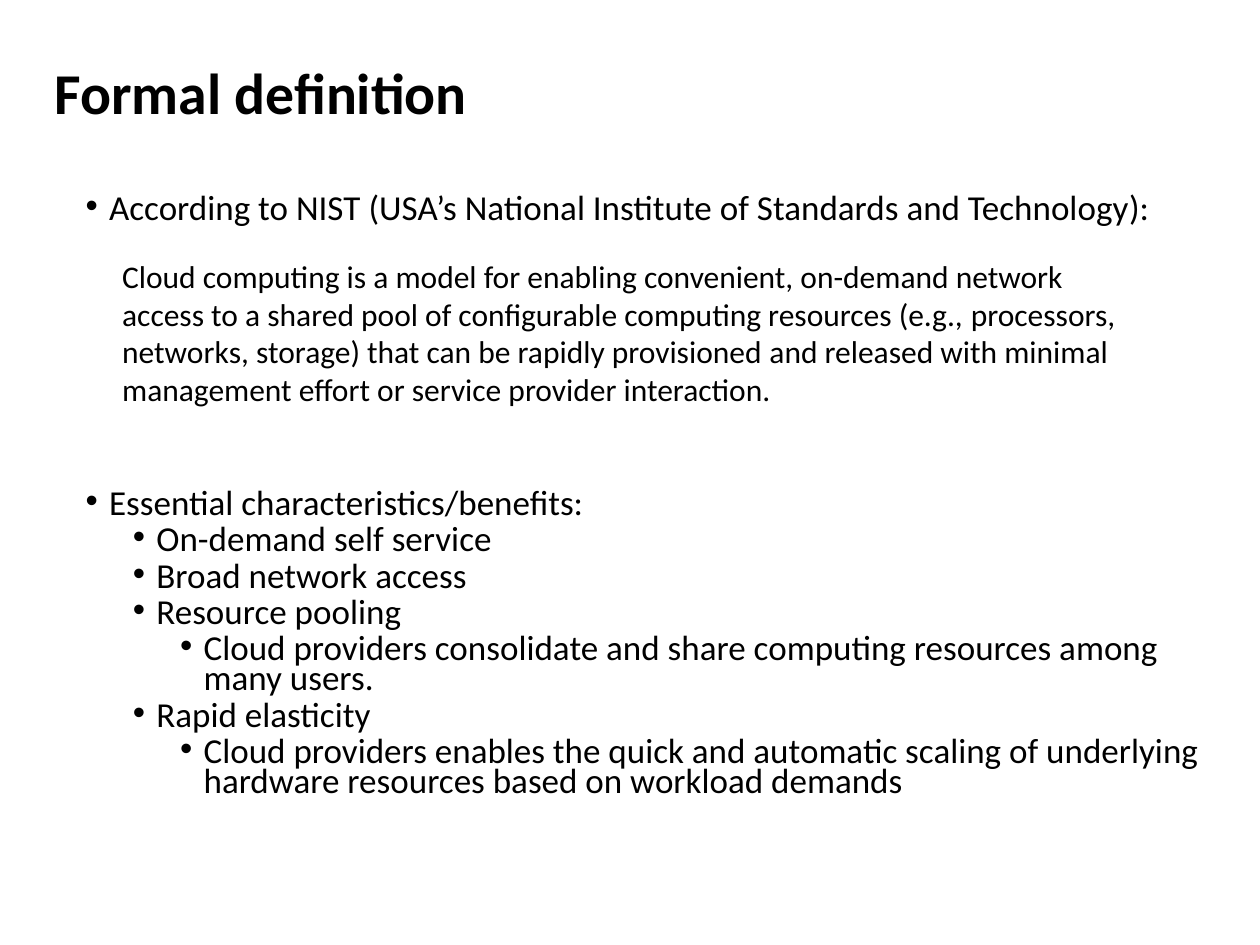
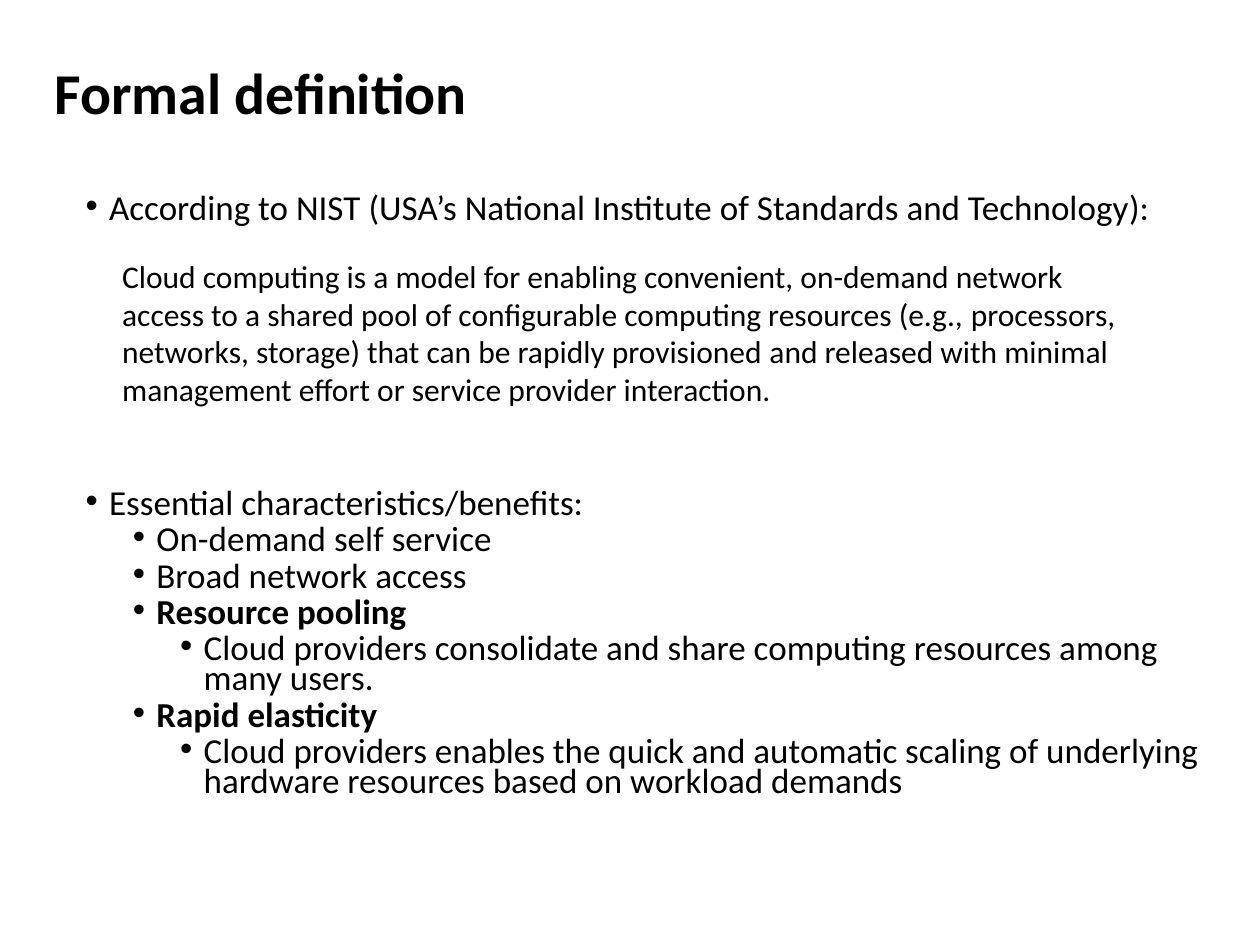
Before and after one commit to zhangzhics/CITS5503_Sem2, a slide deck: slide 36 of Lectures2024/CITS5503CloudComputingIntro_week1.pptx. Drawn at 1260x945 pixels with LibreOffice and Linux fonts; fonts in the diff are those of the drawing. Boxes give left, top, right and bottom in pixels: in the first picture for what was removed or moved away, otherwise in the second. Text is boxed around its words. In the diff, an @@ line names an element or a change of style, - is before the commit and + after.

```diff
--- a/Lectures2024/CITS5503CloudComputingIntro_week1.pptx
+++ b/Lectures2024/CITS5503CloudComputingIntro_week1.pptx
@@ text at (156, 599, 406, 733): bold on in "Resource pooling", "Rapid elasticity" @@
```
Also in this commit, not shown: 5 other slides changed.
